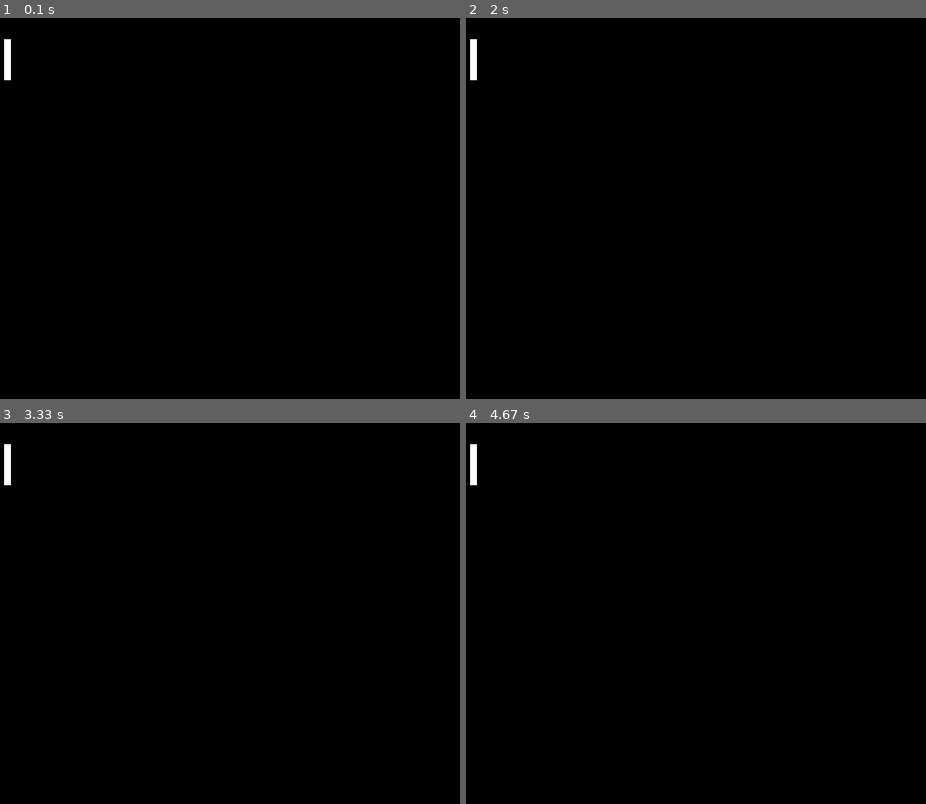
Above: before the commit, frames 1-4 (two rows, left to right).
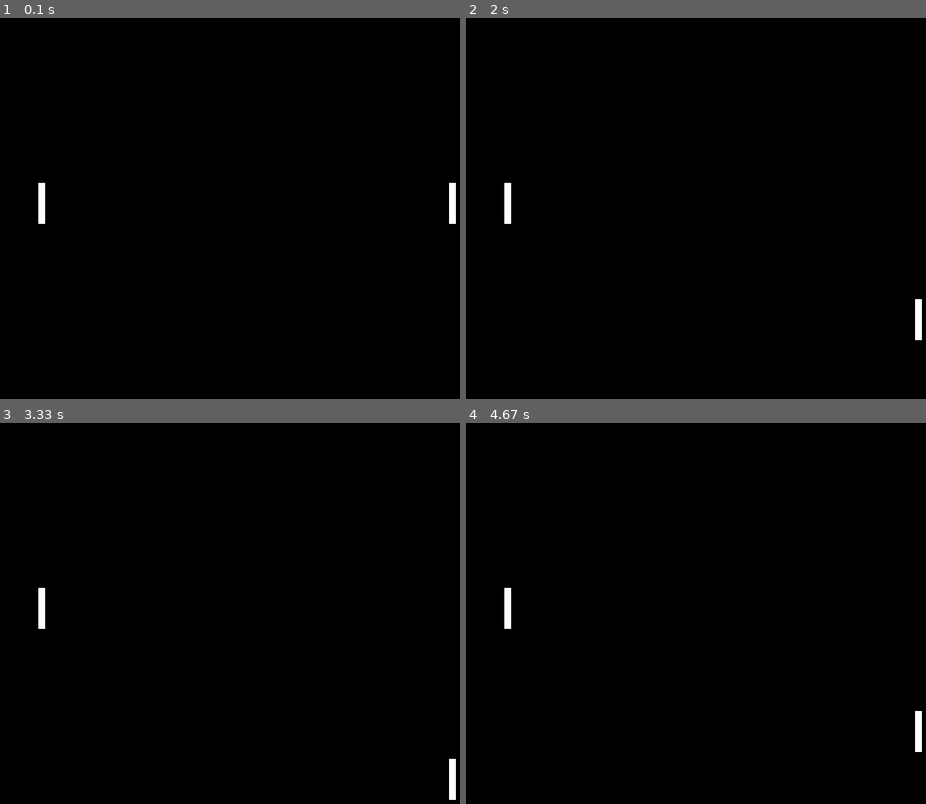
Above: after the commit, the same moments.

Repository: terenceithaque/Pong-pygame
Game: pygame game, started from main.py
Two runs of this game, one before a commit and one after it. Both use one fixed random seed, a clock stepped at 60 frames per second and the inputs below.
Inputs:
- Up to frame 1 (0.1 s): no input
- Up to frame 2 (2 s): hold Up 0.33-0.8 s; hold Down 0.83-1.13 s; hold Up 1.17-1.53 s; hold Down 1.57-1.93 s; hold Up from 1.97 s (still down)
- Up to frame 3 (3.33 s): release Up at 2.27 s; hold Down 2.3-2.6 s; hold Up 2.63-3 s; hold Down from 3.03 s (still down)
- Up to frame 4 (4.67 s): release Down at 3.4 s; hold Up 3.43-3.73 s; hold Down 3.77-4.07 s; hold Up 4.1-4.47 s; hold Down from 4.5 s (still down)

The runs differ from the first frame. In frame 1, 0.5% of the frame differs, in the area x 0-100%, y 5-55%; in frame 2, 0.5%; in frame 3, 0.5%; in frame 4, 0.5%.

Commit message:
Ajout image adversaire et murs invisibles pour le joueur

Diff:
--- /dev/null
+++ b/adversaire.py
@@ -0,0 +1,39 @@
+"Adversaire du joueur contrôlé par l'ordinateur"
+import pygame
+from random import randint
+
+
+class Adversaire(pygame.sprite.Sprite):
+    "Adversaire du joueur"
+
+    def __init__(self, x, y):
+        super().__init__()
+        self.image = pygame.Surface((10, 60))
+        self.image.fill((255, 255, 255))
+        self.rect = self.image.get_rect()
+        self.rect.x = x
+        self.rect.y = y
+        self.couleur = (255, 255, 255)  # Couleur d'affichage de l'adversaire
+
+    def update(self):
+        "Mettre à jour la position de l'adversaire"
+        self.y = randint(-5, 5)  # Choisir un nombre entre -5 et 5
+        print("self.y :", self.y)
+        if self.y > 0:  # Si ce nombre est supérieur à 0
+            self.rect.y += self.y  # Alors additioner avec la position initiale
+
+            pygame.time.wait(2)
+
+            print("self.rect.y :", self.rect.y)
+
+            if self.rect.y > 500:
+                self.rect.y = 500
+
+        else:  # Sinon
+            self.rect.y -= self.y  # Soustraire avec la position initiale
+            pygame.time.wait(2)
+
+            print("self.rect.y :", self.rect.y)
+
+            if self.rect.y < 0:
+                self.rect.y = 0
--- a/joueur.py
+++ b/joueur.py
@@ -15,6 +15,20 @@
         self.rect.y = y
         self.couleur = (255, 255, 255)  # Couleur d'affichage du joueur
 
-    def update(self):
+    def update(self, key):
         "Mettre à jour la position de la raquette du joueur"
-        pass
+        if key[pygame.K_UP]:
+            self.rect.y -= 5
+            print(self.rect.y)
+            pygame.time.wait(2)
+
+            if self.rect.y < 15:
+                self.rect.y = 15
+
+        if key[pygame.K_DOWN]:
+            self.rect.y += 5
+            print(self.rect.y)
+            pygame.time.wait(2)
+
+            if self.rect.y > 500:
+                self.rect.y = 500
--- a/main.py
+++ b/main.py
@@ -1,15 +1,20 @@
 # Programme principal du jeu
 import pygame  # Importation du module Pygame
 from joueur import *
+from adversaire import *
 pygame.init()  # Initialiser Pygame
 pygame.display.init()
 
 window = pygame.display.set_mode((800, 600))  # Créer une fenêtre de jeu
 pygame.display.set_caption("Pong !")
 
-x = 50
-y = 40
-joueur = Joueur(x, y)
+joueur_x = 700  # Position x du joueur
+joueur_y = 250  # Position y du joueur
+joueur = Joueur(joueur_x, joueur_y)
+
+advesaire_x = 100  # Position x de l'adversaire
+advesaire_y = 250  # Position y de l'adversaire
+adversaire = Adversaire(advesaire_x, advesaire_y)
 
 is_running = True  # Est-ce que le jeu est en cours d'exécution ?
 
@@ -20,7 +25,15 @@
 
     window.fill((0, 0, 0))
 
+    key = pygame.key.get_pressed()  # Détecter les touches pressées par le joueur
+
+    joueur.update(key)
+    # adversaire.update()
+
     # Dessiner le joueur à l'écran
     pygame.draw.rect(window, joueur.couleur, joueur)
 
+    # Dessiner l'adversaire à l'écran
+    pygame.draw.rect(window, adversaire.couleur, adversaire)
+
     pygame.display.flip()
Binary file added: x_y.png
